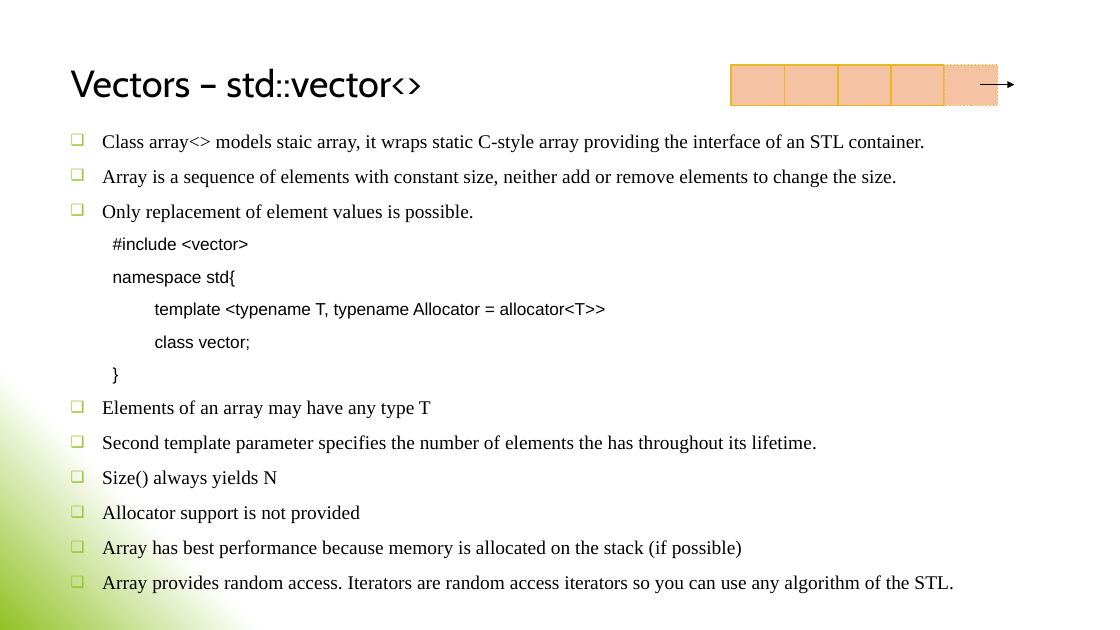
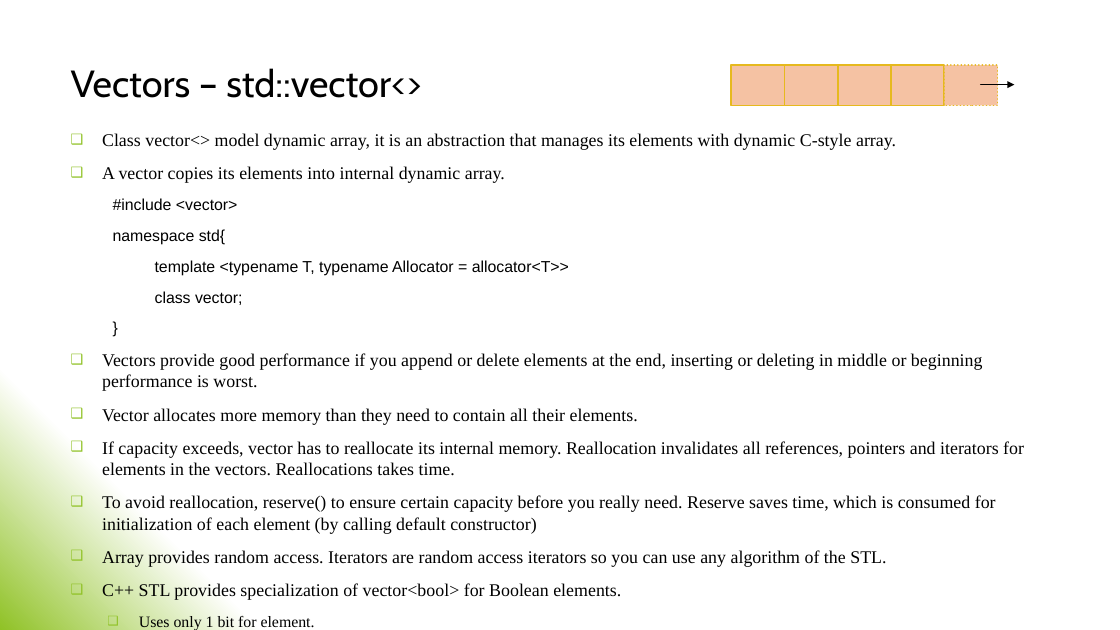
Before and after one commit to ashish7shelke/Cpp_Programming, a slide deck: slide 5 of Cpp_STL_Nicolai_Josuttis/07_STL_Containers/STL_Containers.pptx. Drawn at 1120x630 pixels with LibreOffice and Linux fonts; fonts in the diff are those of the drawing. Boxes give left, top, right and bottom in pixels: in the first picture for what was removed or moved away, otherwise in the second. Text is boxed around its words. In the diff, an @@ line names an element or a change of style, - is before the commit and + after.

Commit message:
STL::vector<>

```diff
--- a/Cpp_STL_Nicolai_Josuttis/07_STL_Containers/STL_Containers.pptx
+++ b/Cpp_STL_Nicolai_Josuttis/07_STL_Containers/STL_Containers.pptx
@@ text at (x1=102, y1=133, x2=896, y2=183): text changed; size 16.6 to 15.3 pt @@
-❑ Class array<> models staic array, it wraps static C-style array providing the interface of an STL container.
-❑ Array is a sequence of elements with constant size, neither add or remove elements to change the size.
-❑ Only replacement of element values is possible.
+❑ Class vector<> model dynamic array, it is an abstraction that manages its elements with dynamic C-style array.
+❑ A vector copies its elements into internal dynamic array.
@@ text at (x1=102, y1=198, x2=886, y2=567): size 14.8 to 13.6 pt in "#include <vector>", "namespace std{", "template <typename T, typename Allocator = allocator<T>>", "class vector;" and 1 more places; size 16.6 to 15.3 pt in "Array provides random access. Iterators are random ..." @@
@@ text at (x1=102, y1=353, x2=1024, y2=534): text changed; size 16.6 to 15.3 pt @@
-  ❑ Elements of an array may have any type T
-  ❑ Second template parameter specifies the number of elements the has throughout its lifetime.
-  ❑ Size() always yields N
-  ❑ Allocator support is not provided
-  ❑ Array has best performance because memory is allocated on the stack (if possible)
+  ❑ Vectors provide good performance if you append or delete elements at the end, inserting or deleting in middle or beginning performance is worst.
+  ❑ Vector allocates more memory than they need to contain all their elements.
+  ❑ If capacity exceeds, vector has to reallocate its internal memory. Reallocation invalidates all references, pointers and iterators for elements in the vectors. Reallocations takes time.
+  ❑ To avoid reallocation, reserve() to ensure certain capacity before you really need. Reserve saves time, which is consumed for initialization of each element (by calling default constructor)
@@ text at (x1=102, y1=583, x2=621, y2=600): paragraphs added @@
+  ❑ C++ STL provides specialization of vector<bool> for Boolean elements.
+    ❑ Uses only 1 bit for element.
+    ❑ Vector<bool>::reference is not true l-value and vector<bool>::iterator is not a random-access iterator
```
Also in this commit, not shown: 1 other file.
